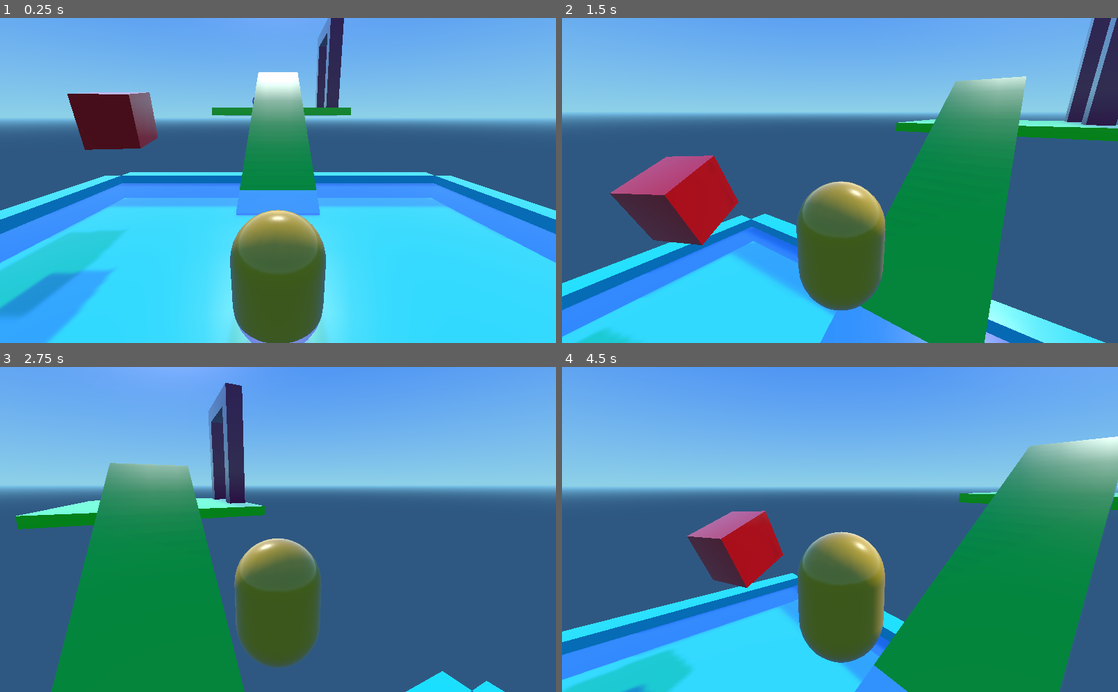
Above: before the commit, frames 1-4 (two rows, left to right).
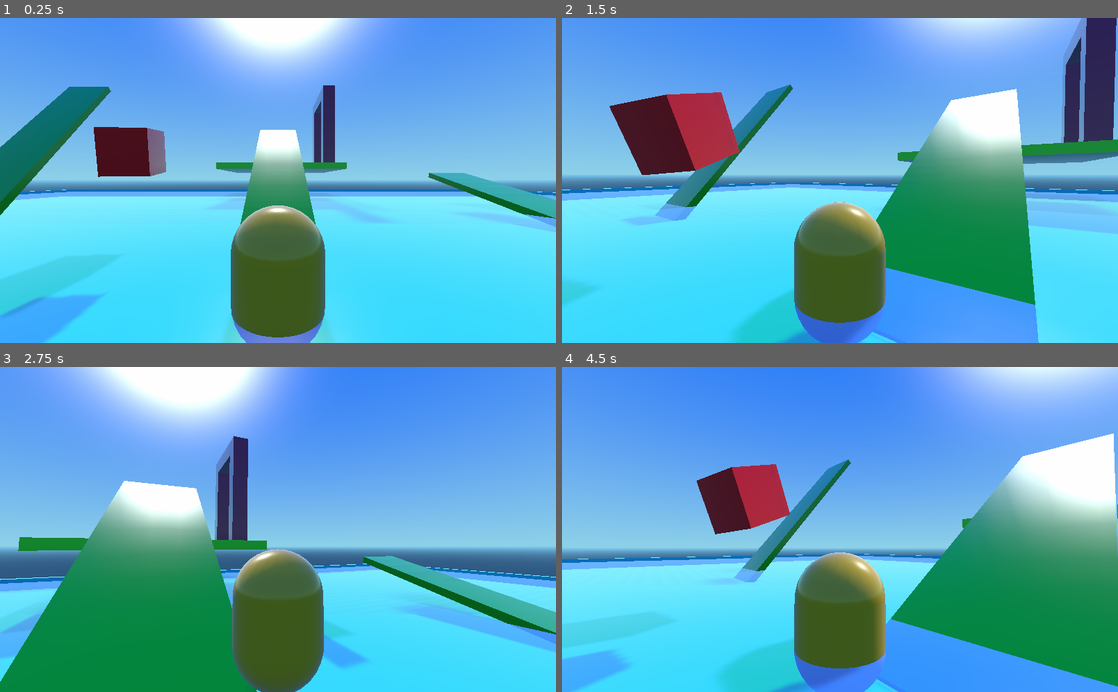
Above: after the commit, the same moments.

Repository: Chrisknyfe/godot-scraps
Game: Godot game, scene res://Main.tscn
The game is run twice, just before and just after one commit, with the same random seed, the same clock (stepped at 60 frames per second) and the same inputs.
Inputs (mouse positions are in pixels of both pictures, inside the frame that each line leads up to):
- Up to frame 1 (0.25 s): no input
- Up to frame 2 (1.5 s): tap Enter (ui_accept) at 0.5, 0.77 s; move the mouse to (867, 180) at 0.52 s; hold Space 0.53-1.28 s; hold W (ui_up) from 0.53 s (still down); tap Tab (ui_focus_next) at 0.6 s; move the mouse to (812, 180) at 1.27 s; tap Space at 1.35 s
- Up to frame 3 (2.75 s): keep holding W (ui_up); tap Enter (ui_accept) at 1.52 s; tap Tab (ui_focus_next) at 1.55, 2.1 s; move the mouse to (289, 523) at 2.02 s; hold Space from 2.03 s (still down)
- Up to frame 4 (4.5 s): keep holding W (ui_up); move the mouse to (834, 536) at 2.77 s; release Space at 2.78 s; tap Space at 2.85, 4.35 s; tap Enter (ui_accept) at 3.02, 3.77 s; tap Tab (ui_focus_next) at 3.05, 3.6 s; move the mouse to (878, 532) at 3.52 s; hold Space 3.53-4.28 s; move the mouse to (795, 526) at 4.27 s

The runs differ from the first frame. In frame 1, 70% of the frame differs, in the area x 0-100%, y 0-100%; in frame 2, 79%; in frame 3, 74%; in frame 4, 81%.

Commit message:
created a fly mode in character controller

Diff:
--- a/character_controller/CameraFollow.gd
+++ /dev/null
@@ -1,41 +0,0 @@
-extends Spatial
-
-signal update_angle
-
-var pos_target = Vector3(0,0,0)
-var rot_target = Vector3(0,0,0)
-
-# class member variables go here, for example:
-# var a = 2
-# var b = "textvar"
-
-func _ready():
-	# Called every time the node is added to the scene.
-	# Initialization here
-	rot_target = Vector3(rotation)
-
-
-#func _process(delta):
-#	# Called every frame. Delta is time since last frame.
-#	# Update game logic here.
-#	pass
-
-
-func _input(event):
-	if event is InputEventMouseMotion:
-		rot_target.y -= deg2rad(event.relative.x)/3
-		rot_target.x -= deg2rad(event.relative.y)/3
-
-		# clamp vertical mouselook
-		rot_target.x = max(rot_target.x, -PI/2.0)
-		rot_target.x = min(rot_target.x, PI/2.0)
-
-
-func _physics_process(delta):
-
-	# Make the camera follow the player
-	translation = translation.linear_interpolate(pos_target, 0.3)
-
-	rotation = rotation.linear_interpolate(rot_target, 0.3)
-
-	emit_signal("update_angle", rotation.y)
--- a/character_controller/Main.gd
+++ b/character_controller/Main.gd
@@ -10,6 +10,8 @@
 	Input.set_mouse_mode(Input.MOUSE_MODE_CAPTURED)
 	$Panel.hide()
 
+	$Spirit.posess($Player)
+
 func _process(delta):
 	# Called every frame. Delta is time since last frame.
 	# Update game logic here.
@@ -17,6 +19,11 @@
 		get_tree().reload_current_scene()
 	if Input.is_action_just_pressed("ui_quit"):
 		get_tree().quit()
+	if Input.is_action_just_pressed("ui_focus_next"):
+		if $Spirit.is_posessing():
+			$Spirit.posess(null)
+		else:
+			$Spirit.posess($Player)
 
 
 func _on_Area_body_entered( body ):
@@ -26,10 +33,11 @@
 
 
 
-func _on_Player_update_position(pos):
-	$CameraFollow.pos_target = pos
-	pass # replace with function body
+
+#func _on_Player_update_position(pos):
+#	$Spirit.pos_target = pos
+#	pass # replace with function body
 
 
-func _on_CameraFollow_update_angle(angle):
-	$Player.look_angle_target = angle
+#func _on_CameraFollow_update_angle(angle):
+#	$Player.look_angle_target = angle
--- a/character_controller/Main.tscn
+++ b/character_controller/Main.tscn
@@ -6,7 +6,7 @@
 [ext_resource path="res://Ball.tscn" type="PackedScene" id=4]
 [ext_resource path="res://GoalPiece.tscn" type="PackedScene" id=5]
 [ext_resource path="res://Ramp.tscn" type="PackedScene" id=6]
-[ext_resource path="res://CameraFollow.gd" type="Script" id=7]
+[ext_resource path="res://Spirit.gd" type="Script" id=7]
 [ext_resource path="res://Player.tscn" type="PackedScene" id=8]
 [ext_resource path="res://Box.tscn" type="PackedScene" id=9]
 [ext_resource path="res://Box.gd" type="Script" id=10]
@@ -185,21 +185,28 @@
 
 [node name="Walls" parent="." index="0" instance=ExtResource( 2 )]
 
-transform = Transform( 1, 0, 0, 0, 1, 0, 0, 0, 1, 10.5, 1, 0 )
+transform = Transform( 1, 0, 0, 0, 1, 0, 0, 0, 5, 50.5, 1, 0 )
+_sections_unfolded = [ "Transform" ]
 
 [node name="Walls2" parent="." index="1" instance=ExtResource( 2 )]
 
-transform = Transform( 1, 0, 0, 0, 1, 0, 0, 0, 1, -10.5, 1, 0 )
+transform = Transform( 1, 0, 0, 0, 1, 0, 0, 0, 5, -50.5, 1, 0 )
+_sections_unfolded = [ "Transform" ]
 
 [node name="Walls3" parent="." index="2" instance=ExtResource( 2 )]
 
-transform = Transform( -4.37114e-08, 0, 1, 0, 1, 0, -1, 0, -4.37114e-08, 1.19209e-07, 1, -10.5 )
+transform = Transform( -4.37114e-08, 0, 5, 0, 1, 0, -1, 0, -2.18557e-07, 1.19209e-07, 1, -50.5 )
+_sections_unfolded = [ "Transform" ]
 
 [node name="Walls4" parent="." index="3" instance=ExtResource( 2 )]
 
-transform = Transform( -4.37114e-08, 0, 1, 0, 1, 0, -1, 0, -4.37114e-08, 1.19209e-07, 1, 10.5 )
+transform = Transform( -4.37114e-08, 0, 5, 0, 1, 0, -1, 0, -2.18557e-07, 1.19209e-07, 1, 50.5 )
+_sections_unfolded = [ "Transform" ]
 
 [node name="Floor" parent="." index="4" instance=ExtResource( 3 )]
+
+transform = Transform( 5, 0, 0, 0, 1, 0, 0, 0, 5, 0, 0, 0 )
+_sections_unfolded = [ "Transform" ]
 
 [node name="EndPlatform" parent="." index="5" instance=ExtResource( 3 )]
 
@@ -251,12 +258,21 @@
 
 transform = Transform( -2.2325, -1.12588e-07, 1.18017e-07, -8.31671e-08, 0.822724, 0.45125, -3.85115e-07, 0.475, -0.781588, 2.15802e-06, 5.36603, -15.866 )
 
-[node name="CameraFollow" type="Spatial" parent="." index="7"]
-
-transform = Transform( 1, 0, 0, 0, 0.965926, 0.258819, 0, -0.258819, 0.965926, -0.208001, 7, 7.3437 )
+[node name="Ramp3" parent="." index="7" instance=ExtResource( 6 )]
+
+transform = Transform( -2.2325, -1.12588e-07, 1.18017e-07, 5.35656e-08, 0.610648, 0.691355, -3.90335e-07, 0.727742, -0.580116, -22, 7.36603, -15.866 )
+
+[node name="Ramp2" parent="." index="8" instance=ExtResource( 6 )]
+
+transform = Transform( -2.2325, -1.12588e-07, 1.18017e-07, -1.80008e-07, 0.917629, 0.233584, -3.50467e-07, 0.245878, -0.871748, 22, 2.36603, -15.866 )
+
+[node name="Spirit" type="Spatial" parent="." index="9"]
+
+transform = Transform( 1, 0, 0, 0, 1, 0, 0, 0, 1, -0.208001, 7, 7.3437 )
 script = ExtResource( 7 )
-
-[node name="Camera" type="Camera" parent="CameraFollow" index="0"]
+_sections_unfolded = [ "Pause", "Transform" ]
+
+[node name="Camera" type="Camera" parent="Spirit" index="0"]
 
 transform = Transform( 1, 0, 0, 0, 1, 0, 0, 0, 1, 0, 2, 5 )
 keep_aspect = 1
@@ -273,17 +289,17 @@
 far = 100.0
 _sections_unfolded = [ "Transform" ]
 
-[node name="Player" parent="." index="8" instance=ExtResource( 8 )]
+[node name="Player" parent="." index="10" instance=ExtResource( 8 )]
 
 transform = Transform( -4.37114e-08, 0, 1, 0, 1, 0, -1, 0, -4.37114e-08, 0, 2.5, 6.55671e-08 )
 _sections_unfolded = [ "Transform" ]
 
-[node name="Box" parent="." index="9" instance=ExtResource( 9 )]
+[node name="Box" parent="." index="11" instance=ExtResource( 9 )]
 
 transform = Transform( 1, 0, 0, 0, 1, 0, 0, 0, 1, -6.5, 5.5, -5.5 )
 script = ExtResource( 10 )
 
-[node name="Panel" type="Panel" parent="." index="10"]
+[node name="Panel" type="Panel" parent="." index="12"]
 
 anchor_left = 0.0
 anchor_top = 0.0
@@ -323,7 +339,7 @@
 max_lines_visible = -1
 _sections_unfolded = [ "Size Flags", "custom_colors", "custom_constants" ]
 
-[node name="DirectionalLight" type="DirectionalLight" parent="." index="11"]
+[node name="DirectionalLight" type="DirectionalLight" parent="." index="13"]
 
 transform = Transform( 1, 0, 0, 0, -0.707107, 0.707107, 0, -0.707107, -0.707107, 0, 37, 0 )
 layers = 1
@@ -351,13 +367,13 @@
 directional_shadow_max_distance = 200.0
 _sections_unfolded = [ "Editor", "Light", "Shadow", "Transform" ]
 
-[node name="WorldEnvironment" type="WorldEnvironment" parent="." index="12"]
+[node name="WorldEnvironment" type="WorldEnvironment" parent="." index="14"]
 
 environment = SubResource( 3 )
 
-[node name="Waterplane" type="MeshInstance" parent="." index="13"]
-
-transform = Transform( 10, 0, 0, 0, 1, 0, 0, 0, 10, 0, 1.5, 0 )
+[node name="Waterplane" type="MeshInstance" parent="." index="15"]
+
+transform = Transform( 50, 0, 0, 0, 1, 0, 0, 0, 50, 0, 1.5, 0 )
 layers = 1
 material_override = null
 cast_shadow = 1
@@ -370,11 +386,11 @@
 mesh = SubResource( 4 )
 skeleton = NodePath("..")
 material/0 = SubResource( 6 )
-_sections_unfolded = [ "material" ]
+_sections_unfolded = [ "Transform", "material" ]
 
 [connection signal="body_entered" from="EndPlatform/Area" to="." method="_on_Area_body_entered"]
 
-[connection signal="update_angle" from="CameraFollow" to="." method="_on_CameraFollow_update_angle"]
+[connection signal="update_angle" from="Spirit" to="." method="_on_CameraFollow_update_angle"]
 
 [connection signal="update_position" from="Player" to="." method="_on_Player_update_position"]
 
--- a/character_controller/Player.gd
+++ b/character_controller/Player.gd
@@ -3,7 +3,7 @@
 signal update_position
 
 var speed = 600
-var direction = Vector3()
+var direction = Vector3() # directed by posessing spirit
 var gravity = -9.8
 var velocity  = Vector3()
 var look_angle_target = 0
@@ -22,19 +22,13 @@
 
 
 func _physics_process(delta):
-	# Horizontal movement based on WASD
-	var direction_target = Vector3(0, 0, 0)
-	if Input.is_action_pressed("ui_left"):
-		direction_target += Vector3(-1, 0, 0).rotated(Vector3(0, 1, 0), look_angle_target)
-	if Input.is_action_pressed("ui_right"):
-		direction_target += Vector3(1, 0, 0).rotated(Vector3(0, 1, 0), look_angle_target)
-	if Input.is_action_pressed("ui_up"):
-		direction_target += Vector3(0, 0, -1).rotated(Vector3(0, 1, 0), look_angle_target)
-	if Input.is_action_pressed("ui_down"):
-		direction_target += Vector3(0, 0, 1).rotated(Vector3(0, 1, 0), look_angle_target)
-	direction_target = direction_target.normalized()
-	direction_target = direction_target * speed * delta
-	direction = direction.linear_interpolate(direction_target, 0.5)
+	# Clip y direction and normalize to player's speed
+	direction.y = 0
+	direction = direction.normalized()
+	direction = direction * speed * delta
+
+
+#	velocity = velocity.linear_interpolate(direction, 0.5)
 #
 #	if velocity.y > 0:
 #		gravity = -20
@@ -45,11 +39,10 @@
 	velocity.x = direction.x
 	velocity.z = direction.z
 
-
 	velocity = move_and_slide(velocity, Vector3(0, 1, 0))
-
-	if is_on_floor() and Input.is_key_pressed(KEY_SPACE):
-		velocity.y = 10
+#
+#	if is_on_floor() and Input.is_key_pressed(KEY_SPACE):
+#		velocity.y = 10
 
 	emit_signal("update_position", translation)
 
--- /dev/null
+++ b/character_controller/Spirit.gd
@@ -0,0 +1,102 @@
+extends Spatial
+
+signal update_angle
+
+const FLY_SPEED = 20
+const PRINT_DELAY = 0.1
+
+var host = null
+var pos_target = Vector3(0,0,0)
+var rot_target = Vector3(0,0,0)
+var velocity_target = Vector3(0,0,0)
+
+var last_print_time = 0
+
+func _ready():
+	# Called every time the node is added to the scene.
+	# Initialization here
+	rot_target = Vector3(rotation)
+
+func posess(entity):
+	if entity != null:
+		host = weakref(entity)
+	else:
+		host = null;
+
+func get_host():
+	if host != null and host.get_ref():
+		return host.get_ref()
+	return null
+
+func is_posessing():
+	return host != null and host.get_ref()
+
+#func _process(delta):
+#	# Called every frame. Delta is time since last frame.
+#	# Update game logic here.
+#	pass
+
+
+func _input(event):
+	# Mouse movement changes rotation target
+	if event is InputEventMouseMotion:
+		rot_target.y -= deg2rad(event.relative.x)/3
+		rot_target.x -= deg2rad(event.relative.y)/3
+
+		# clamp vertical mouselook
+		rot_target.x = max(rot_target.x, -PI/2.0)
+		rot_target.x = min(rot_target.x, PI/2.0)
+
+		# wrap horizontal mouselook
+		if rot_target.y > PI:
+			rot_target.y -= 2*PI
+		if rot_target.y < -PI:
+			rot_target.y += 2*PI
+
+func time_to_print():
+	var curr_time = OS.get_ticks_msec () / 1000.0
+	if curr_time > (last_print_time + PRINT_DELAY):
+		last_print_time = curr_time
+		return true
+	return false
+
+func _physics_process(delta):
+
+	# Horizontal movement based on WASD
+	var direction_target = Vector3(0, 0, 0)
+	if Input.is_action_pressed("ui_left"):
+		direction_target += Vector3(-1, 0, 0).rotated(Vector3(0, 1, 0), rot_target.y)
+	if Input.is_action_pressed("ui_right"):
+		direction_target += Vector3(1, 0, 0).rotated(Vector3(0, 1, 0), rot_target.y)
+	if Input.is_action_pressed("ui_up"):
+		direction_target += Vector3(0, 0, -1).rotated(Vector3(1, 0, 0), rot_target.x).rotated(Vector3(0, 1, 0), rot_target.y)
+	if Input.is_action_pressed("ui_down"):
+		direction_target += Vector3(0, 0, 1).rotated(Vector3(1, 0, 0), rot_target.x).rotated(Vector3(0, 1, 0), rot_target.y)
+	direction_target = direction_target.normalized()
+
+	if is_posessing():
+		var h = get_host()
+		h.direction = direction_target
+		# Make the camera follow the player
+		translation = h.translation
+#		rotation = rot_target
+
+	else:
+		# Move based on our own desired velocity
+		direction_target = direction_target * FLY_SPEED * delta
+		velocity_target = velocity_target.linear_interpolate(direction_target, 0.5)
+		global_translate(velocity_target)
+
+	# rotate interpolated
+#	rotation = rot_target
+	var target = Transform()
+	target = target.rotated(Vector3(1,0,0), rot_target.x)
+	target = target.rotated(Vector3(0,1,0), rot_target.y)
+	target = target.rotated(Vector3(0,0,1), rot_target.z)
+	target.origin = global_transform.origin
+	global_transform = global_transform.interpolate_with(target, 0.5)
+
+	if time_to_print():
+		print("rot: ", rot_target, "dir: ", direction_target)
+
+#	emit_signal("update_angle", rotation.y)
